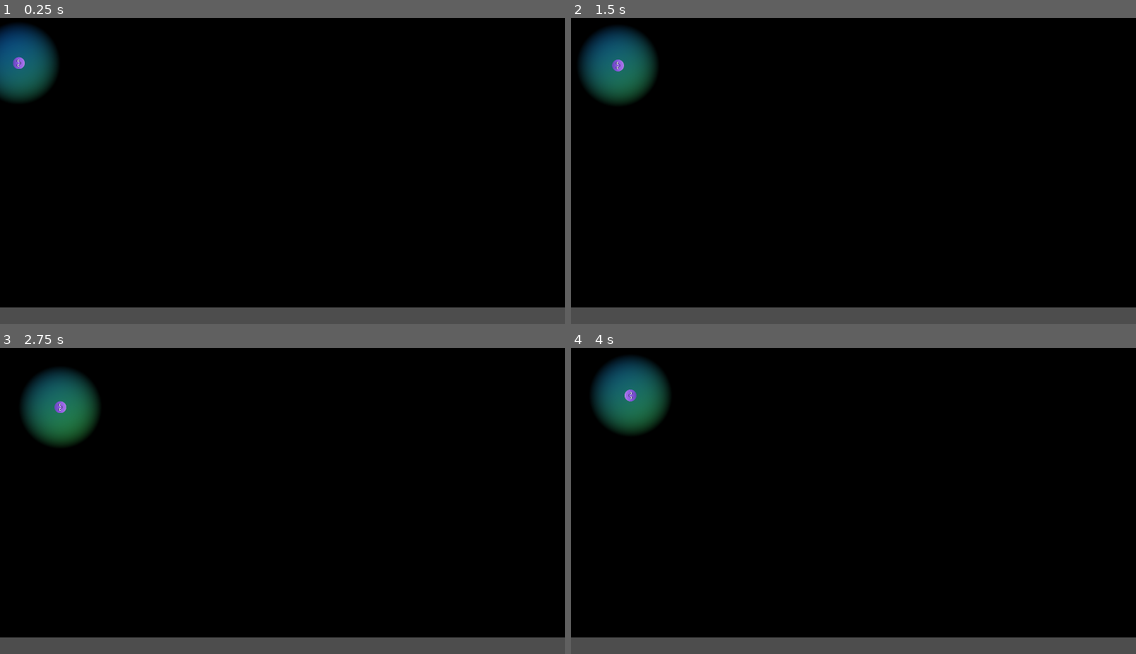
Above: before the commit, frames 1-4 (two rows, left to right).
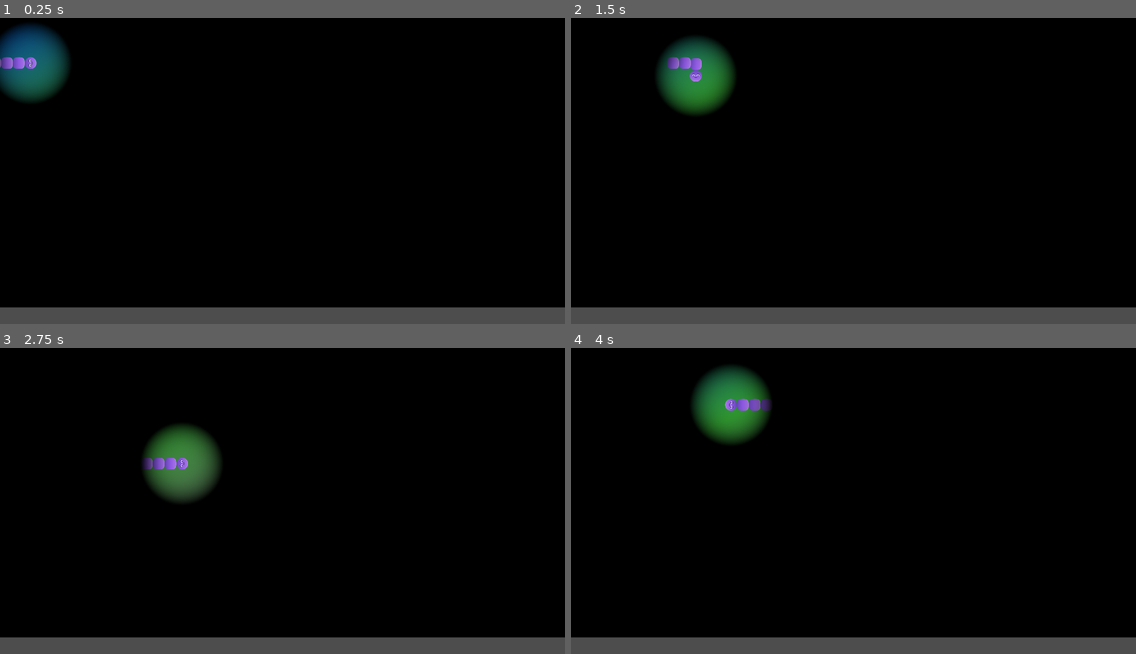
Above: after the commit, the same moments.

Repository: FeniXb3/Myopia
Game: Godot game, scene res://game.tscn
The game is run twice, just before and just after one commit, with the same random seed, the same clock (stepped at 60 frames per second) and the same inputs.
Inputs:
- Up to frame 1 (0.25 s): no input
- Up to frame 2 (1.5 s): hold D (move_right) 0.53-1.28 s; hold S (move_down) from 1.28 s (still down)
- Up to frame 3 (2.75 s): release S (move_down) at 2.03 s; hold D (move_right) from 2.03 s (still down)
- Up to frame 4 (4 s): release D (move_right) at 2.78 s; hold W (move_up) 2.78-3.53 s; hold A (move_left) from 3.53 s (still down)

The runs differ from the first frame. In frame 1, 1.4% of the frame differs, in the area x 0-13%, y 2-28%; in frame 2, 5.4%; in frame 3, 5.5%; in frame 4, 5.5%, in the area x 3-36%, y 2-32%.

Commit message:
Handle body movement

Diff:
--- /dev/null
+++ b/body_part.tscn
@@ -0,0 +1,6 @@
+[gd_scene load_steps=2 format=3 uid="uid://b0sht8mmbkkud"]
+
+[ext_resource type="Texture2D" uid="uid://btig8oco2in55" path="res://player/body_parts/purple_body_squircle.png" id="1_oot2d"]
+
+[node name="BodyPart" type="Sprite2D"]
+texture = ExtResource("1_oot2d")
--- a/player/player.gd
+++ b/player/player.gd
@@ -8,17 +8,23 @@
 var next_direction := Vector2.RIGHT
 var move_tween : Tween
 @onready var head = %Head
+@onready var body_container = %BodyContainer
+var body_parts : Array = Array()
 
 @export var grid_size := Vector2(1920, 1080)
 @onready var area_2d = %Area2D
-@onready var collected_audio_steam_player = $CollectedAudioSteamPlayer
+@onready var collected_audio_steam_player = %CollectedAudioSteamPlayer
 
 # Called when the node enters the scene tree for the first time.
 func _ready():
-	player_position.value = position
+	player_position.value = head.position
 	delay.value_changed.connect(_on_delay_changed)
 	SignalBus.collectible_entered.connect(_on_collectible_entered)
 	setup_move_tween()
+	for part in body_container.get_children():
+		body_parts.append(part)
+
+	pass
 
 
 func setup_move_tween() -> void:
@@ -27,7 +33,12 @@
 
 	if tween_movement.value:
 		move_tween = create_tween()
-		move_tween.tween_property(self, "position", player_position.value, delay.value).set_ease(Tween.EASE_IN_OUT).set_trans(Tween.TRANS_CIRC)
+		move_tween.tween_property(head, "position", player_position.value, delay.value).set_ease(Tween.EASE_IN_OUT).set_trans(Tween.TRANS_CIRC)
+		#move_tween.set_parallel(true)
+		for i in body_parts.size():
+			var target : Node2D = body_parts[i-1] if i > 0 else head
+			move_tween.parallel().tween_property(body_parts[i], "position", target.position, delay.value).set_ease(Tween.EASE_IN_OUT).set_trans(Tween.TRANS_CIRC)
+
 		move_tween.tween_callback(move)
 	else:
 		move_tween = create_tween().set_loops()
@@ -49,13 +60,13 @@
 	if next_direction != current_direction and  current_direction.dot(next_direction) != -1:
 		var angle_radians := current_direction.angle_to(next_direction)
 		current_direction = next_direction
-		rotate(angle_radians)
+		head.rotate(angle_radians)
 
-	var tmp_position = position;
+	var tmp_position = head.position;
 
 	tmp_position += current_direction * step.value
-	tmp_position.x = fposmod(tmp_position.x, grid_size.x)
-	tmp_position.y = fposmod(tmp_position.y, grid_size.y)
+	#tmp_position.x = fposmod(tmp_position.x, grid_size.x)
+	#tmp_position.y = fposmod(tmp_position.y, grid_size.y)
 
 	tmp_position = tmp_position.snapped(Vector2(step.value, step.value))
 	player_position.value = tmp_position
@@ -63,7 +74,11 @@
 	if tween_movement.value:
 		setup_move_tween()
 	else:
-		position = player_position.value
+		var last_part : Sprite2D = body_parts.pop_back()
+		last_part.position = head.position
+		body_parts.insert(0, last_part)
+		head.position = player_position.value
+		#position = player_position.value
 
 func _on_delay_changed(value : float) -> void:
 	if is_node_ready():
--- a/player/player.tscn
+++ b/player/player.tscn
@@ -10,6 +10,7 @@
 [ext_resource type="Texture2D" uid="uid://dqh7fdl21valj" path="res://player/body_parts/face_c.png" id="6_g7vad"]
 [ext_resource type="Texture2D" uid="uid://co8skb0cdnfab" path="res://player/body_parts/face_l.png" id="7_0hach"]
 [ext_resource type="AudioStream" uid="uid://rninidtcdelk" path="res://collectible/powerUp4.ogg" id="7_wrwu3"]
+[ext_resource type="PackedScene" uid="uid://b0sht8mmbkkud" path="res://body_part.tscn" id="11_knj08"]
 
 [sub_resource type="SpriteFrames" id="SpriteFrames_d7cdb"]
 animations = [{
@@ -49,28 +50,39 @@
 autoplay = "default"
 frame_progress = 0.903759
 
-[node name="PointLight2D" type="PointLight2D" parent="."]
+[node name="Area2D" type="Area2D" parent="Head"]
+unique_name_in_owner = true
+rotation = -1.5708
+
+[node name="CollisionShape2D" type="CollisionShape2D" parent="Head/Area2D"]
+shape = SubResource("RectangleShape2D_xywwl")
+
+[node name="AudioListener2D" type="AudioListener2D" parent="Head"]
+rotation = -1.5708
+current = true
+
+[node name="CollectedAudioSteamPlayer" type="AudioStreamPlayer2D" parent="Head"]
+unique_name_in_owner = true
+rotation = -1.5708
+stream = ExtResource("7_wrwu3")
+
+[node name="PointLight2D" type="PointLight2D" parent="Head"]
+rotation = -1.5708
 texture = ExtResource("3_dtwqp")
 
-[node name="PointLight2D2" type="PointLight2D" parent="."]
-visible = false
-blend_mode = 1
-range_item_cull_mask = 2
-shadow_enabled = true
-shadow_filter = 2
-shadow_filter_smooth = 4.5
-texture = ExtResource("3_dtwqp")
-
-[node name="Area2D" type="Area2D" parent="."]
+[node name="BodyContainer" type="Node2D" parent="."]
 unique_name_in_owner = true
 
-[node name="CollisionShape2D" type="CollisionShape2D" parent="Area2D"]
-shape = SubResource("RectangleShape2D_xywwl")
+[node name="BodyPart" parent="BodyContainer" instance=ExtResource("11_knj08")]
+position = Vector2(-80, 0)
+rotation = 1.5708
 
-[node name="AudioListener2D" type="AudioListener2D" parent="."]
-current = true
+[node name="BodyPart2" parent="BodyContainer" instance=ExtResource("11_knj08")]
+position = Vector2(-160, 0)
+rotation = 1.5708
 
-[node name="CollectedAudioSteamPlayer" type="AudioStreamPlayer2D" parent="."]
-stream = ExtResource("7_wrwu3")
+[node name="BodyPart3" parent="BodyContainer" instance=ExtResource("11_knj08")]
+position = Vector2(-240, 0)
+rotation = 1.5708
 
-[connection signal="area_entered" from="Area2D" to="." method="_on_area_2d_area_entered"]
+[connection signal="area_entered" from="Head/Area2D" to="." method="_on_area_2d_area_entered"]
--- a/variable_resources/delay.tres
+++ b/variable_resources/delay.tres
@@ -4,4 +4,4 @@
 
 [resource]
 script = ExtResource("1_utl7l")
-value = 0.5
+value = 0.125
--- a/variable_resources/step.tres
+++ b/variable_resources/step.tres
@@ -4,4 +4,4 @@
 
 [resource]
 script = ExtResource("1_rb7vo")
-value = 40
+value = 80
Binary file added: player/body_parts/purple_body_squircle.png
Not shown, added: player/body_parts/purple_body_squircle.png.import
Not shown: 1 places in player/player.tscn that only renumber resources
